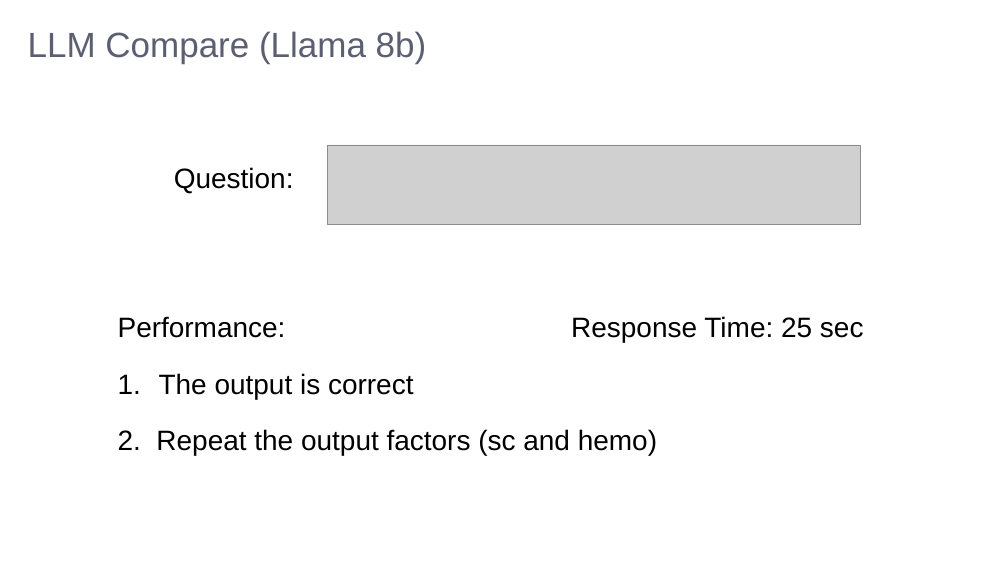
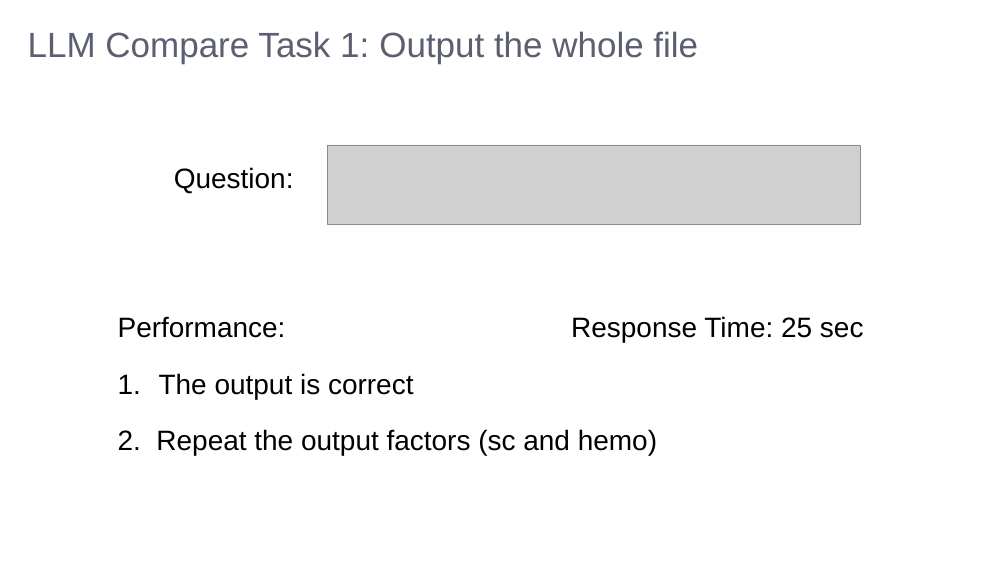
Before and after one commit to LeeMoofon0222/Vizuro_Intern, a slide deck: slide 10 of causalAi_chatBot/Chatbot.pptx. Drawn at 1008x567 pixels with LibreOffice and Linux fonts; fonts in the diff are those of the drawing; grey boxes stand for pictures. Boxes give left, top, right and bottom in pixels: in the first picture for what was removed or moved away, otherwise in the second. Text is boxed around its words. In the diff, an @@ line names an element or a change of style, - is before the commit and + after.

```diff
--- a/causalAi_chatBot/Chatbot.pptx
+++ b/causalAi_chatBot/Chatbot.pptx
@@ text at <box>28,31,698,64</box>: text changed @@
-LLM Compare (Llama 8b)
+LLM Compare Task 1: Output the whole file
```
Also in this commit, not shown: 2 other slides changed, 3 slides added, 1 slide removed, 7 other files.
